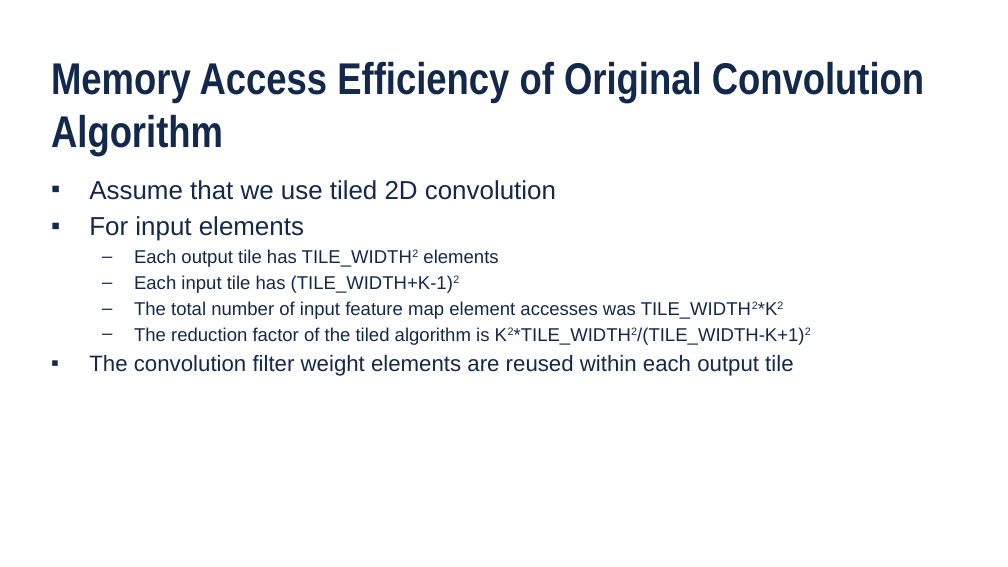
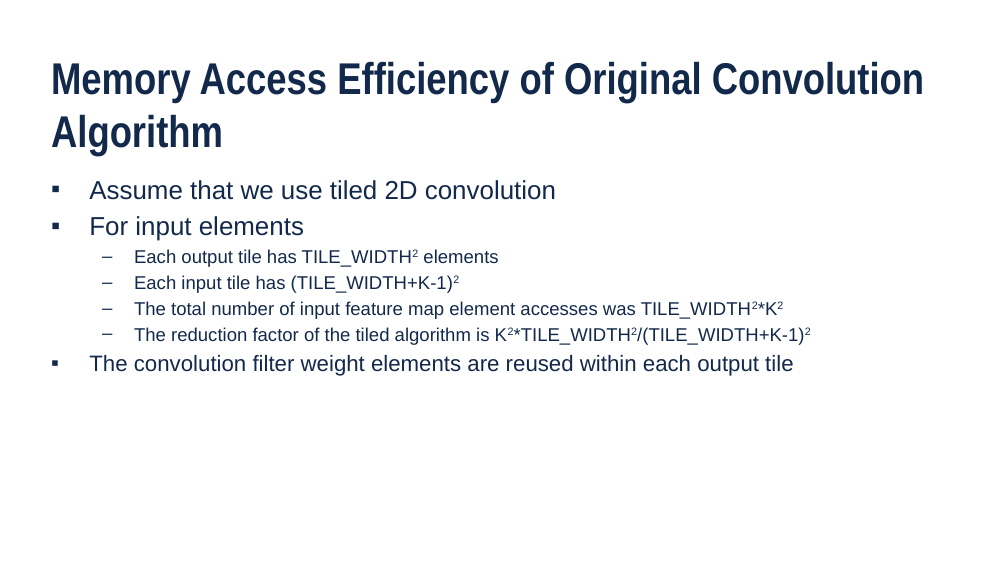
Before and after one commit to cwpearson/hugo-cwpearson, a slide deck: slide 21 of static/pptx/2017FA_ECE408_dl04_CNN02.pptx. Drawn at 1008x567 pixels with LibreOffice and Linux fonts; fonts in the diff are those of the drawing; background and template pictures are left out. Boxes give left, top, right and bottom in pixels: in the first picture for what was removed or moved away, otherwise in the second. Text is boxed around its words. In the diff, an @@ line names an element or a change of style, - is before the commit and + after.

Commit message:
Fix typos in 2017FA_ECE408_dl04_CNN02.pptx

```diff
--- a/static/pptx/2017FA_ECE408_dl04_CNN02.pptx
+++ b/static/pptx/2017FA_ECE408_dl04_CNN02.pptx
@@ text at (134, 327, 811, 345): text changed @@
-  – The reduction factor of the tiled algorithm is K2*TILE_WIDTH2/(TILE_WIDTH-K+1)2
+  – The reduction factor of the tiled algorithm is K2*TILE_WIDTH2/(TILE_WIDTH+K-1)2
```
Also in this commit, not shown: 1 other slide changed.
